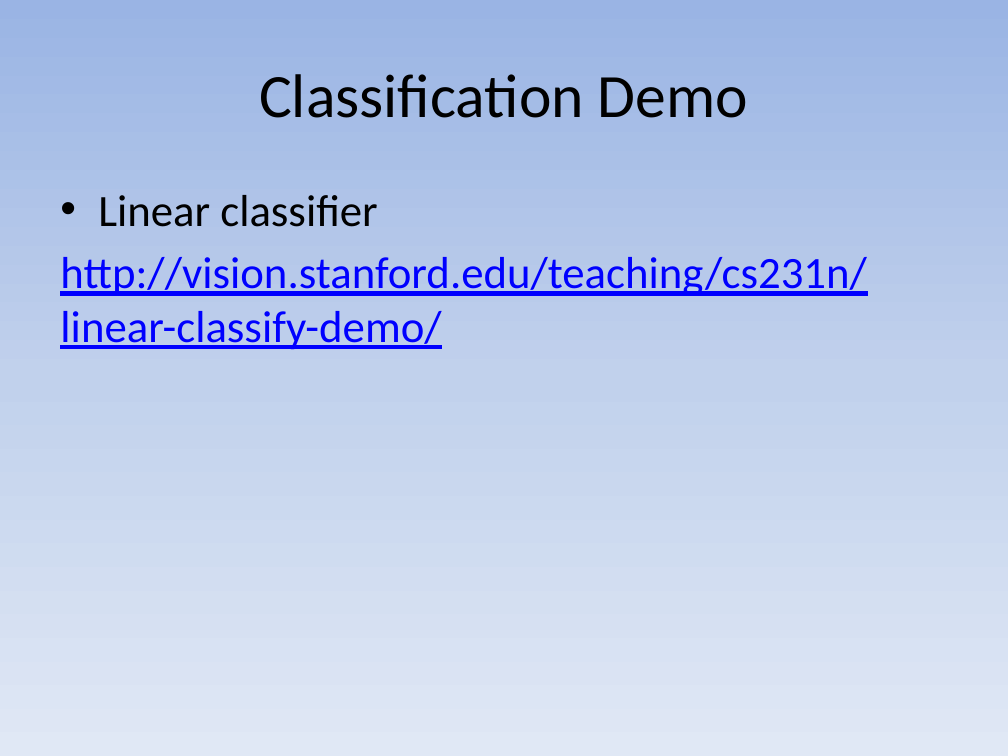
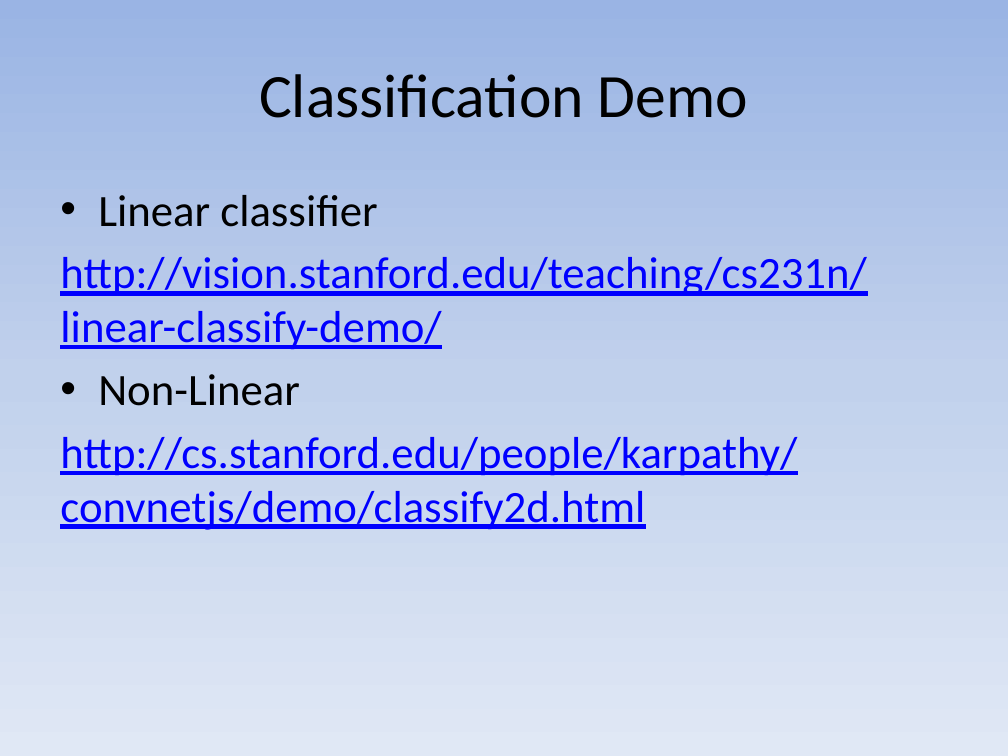
Before and after one commit to mayuanyang/ComputerVision, a slide deck: slide 7 of ai.pptx (slide 6 before the commit). Drawn at 1008x756 pixels with LibreOffice and Linux fonts; fonts in the diff are those of the drawing. Boxes give left, top, right and bottom in pixels: in the first picture for what was removed or moved away, otherwise in the second. Text is boxed around its words. In the diff, an @@ line names an element or a change of style, - is before the commit and + after.

```diff
--- a/ai.pptx
+++ b/ai.pptx
@@ text at (60,374,797,530): paragraphs added @@
+• Non-Linear
+http://cs.stanford.edu/people/karpathy/convnetjs/demo/classify2d.html
```
Also in this commit, not shown: 2 other slides changed, 2 slides added, 1 slide removed.
